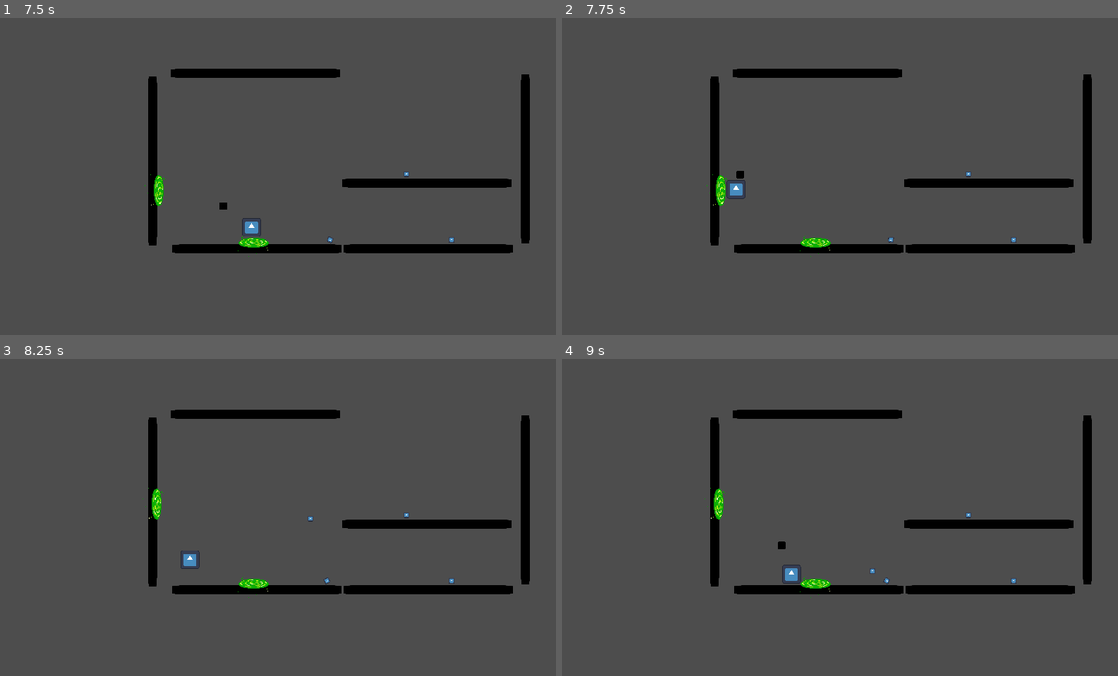
Above: before the commit, frames 1-4 (two rows, left to right).
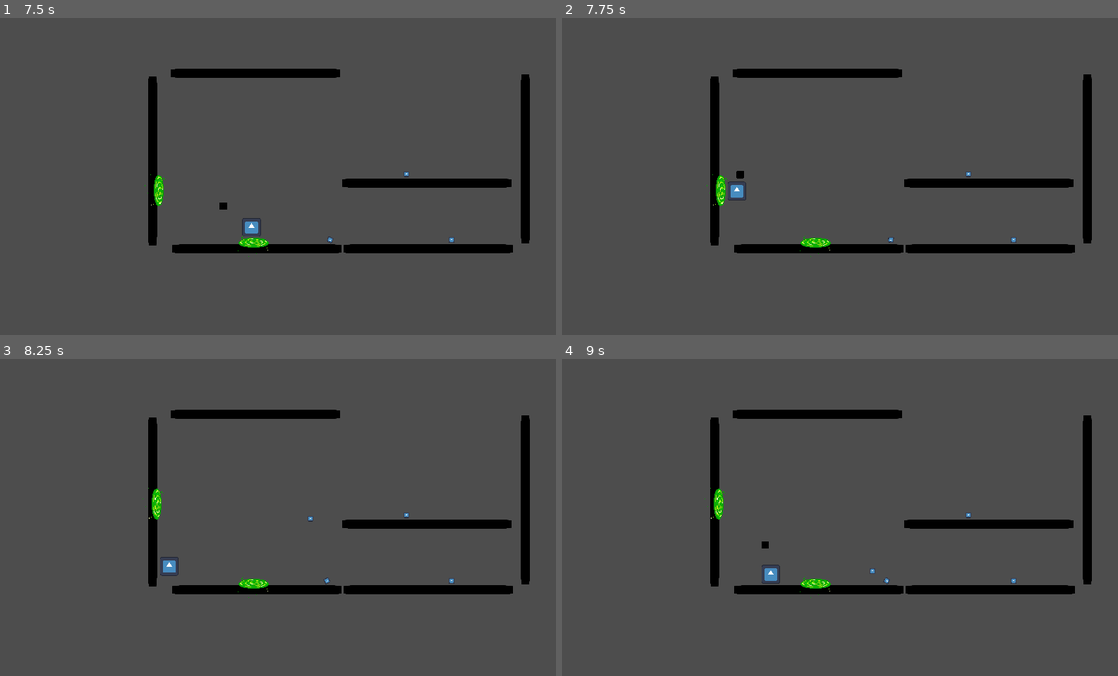
Above: after the commit, the same moments.

Repository: letoro99/CC5409-Taller-Multi
Game: Godot game, scene res://scenes/mainScreen.tscn
Same seed, same stepped clock (60 frames per second), same inputs: the game is played once before the commit and once after it. The engine's default icon, where the game draws it, is replaced by a stand-in: a white triangle on a blue panel in a dark square.
Inputs (mouse positions are in pixels of both pictures, inside the frame that each line leads up to):
- Up to frame 1 (7.5 s): click "PLAY" at 0.5 s; click (283, 157) at 1.27 s; type "Alex" at 1.35 s; click "HOST" at 2 s; click "PLAY!!" at 2.75 s; tap Enter at 3.5 s; move the mouse to (405, 160) at 3.52 s; hold D (move_right) 3.53-5.03 s; right-click (405, 160) at 3.6 s; tap W (jump) at 3.77, 4.52, 6.02, 6.77 s; move the mouse to (166, 192) at 4.27 s; click (166, 192) at 4.35 s; move the mouse to (339, 106) at 5.02 s; hold A (move_left) 5.03-5.78 s; right-click (339, 106) at 5.1 s; move the mouse to (255, 239) at 5.77 s; hold D (move_right) 5.78-7.28 s; click (255, 239) at 5.85 s; move the mouse to (450, 224) at 6.52 s; right-click (450, 224) at 6.6 s; move the mouse to (111, 128) at 7.27 s; hold A (move_left) from 7.28 s (still down); click (111, 128) at 7.35 s
- Up to frame 2 (7.75 s): keep holding A (move_left); tap W (jump) at 7.52 s
- Up to frame 3 (8.25 s): move the mouse to (311, 517) at 8.02 s; release A (move_left) at 8.03 s; hold D (move_right) from 8.03 s (still down); right-click (311, 517) at 8.1 s
- Up to frame 4 (9 s): move the mouse to (762, 438) at 8.77 s; release D (move_right) at 8.78 s; hold A (move_left) from 8.78 s (still down); click (762, 438) at 8.85 s

Frame 1 is identical in both runs. In frame 2, less than 0.1% of the frame differs, in the area x 29-34%, y 51-58%; in frame 3, 0.2%; in frame 4, 0.3%, in the area x 35-44%, y 57-71%.
Error in both runs: Cannot call method 'get_unique_id' on a null value. (res://scenes/menus/lobbyScreen.gd:110)

Commit message:
fix portals spawns between multiplayer games instances

Diff:
--- a/scenes/game/characters/character.gd
+++ b/scenes/game/characters/character.gd
@@ -24,7 +24,6 @@
 func _ready():
 	Debug.print(name)
 	set_multiplayer_authority(name.to_int())
-
 
 # ONLY FOR TEST RIGIDBODIES
 # DELETE WHEN PROPRS ARE CREATED
--- a/scenes/game/floor.gd
+++ b/scenes/game/floor.gd
@@ -12,8 +12,10 @@
 	area_2d.area_entered.connect(on_area2d_enter)
 
 func on_area2d_enter(area: Area2D):
-	if area is PBullet:
-		area.create_portal(normal_floor)
+	if is_multiplayer_authority():
+		if area is PBullet:
+			var pos = Vector2(area.global_position.x, area.global_position.y)
+			area.create_portal(normal_floor, pos)
 
 # Called every frame. 'delta' is the elapsed time since the previous frame.
 func _process(_delta: float) -> void:
--- a/scenes/game/portals/portal.gd
+++ b/scenes/game/portals/portal.gd
@@ -26,6 +26,8 @@
 func _ready():
 	area.body_entered.connect(on_area_body_entered)
 
-# Called every frame. 'delta' is the elapsed time since the previous frame.
-func _process(_delta: float) -> void:
-	pass
+@rpc("any_peer")
+func send_info(info: Dictionary) -> void:
+	global_position = info.position
+	rotation = info.rotation
+	normal_portal = info.normal_portal
--- a/scenes/game/portals/portal.tscn
+++ b/scenes/game/portals/portal.tscn
@@ -4,7 +4,7 @@
 [ext_resource type="Texture2D" uid="uid://cgjqljlrgw3hh" path="res://assets/portals/Green Portal Sprite Sheet.png" id="2_fnnle"]
 
 [sub_resource type="CapsuleShape2D" id="CapsuleShape2D_8xtlr"]
-radius = 14.0
+radius = 33.9999
 height = 200.0
 
 [node name="portal" type="Node2D"]
--- a/scenes/game/portals/portal_bullet.gd
+++ b/scenes/game/portals/portal_bullet.gd
@@ -13,27 +13,36 @@
 func on_timer_timeout():
 	queue_free()
 
-func create_portal(normal_floor: Vector2):
-	# Change position portal
-	portal.normal_portal = normal_floor
-	portal.global_position = global_position
-	portal.rotation = Vector2.UP.angle_to(normal_floor)
+func create_portal(normal_floor: Vector2, pos_portal: Vector2):
 
-	# Delete PBullet
-	global_position = Vector2(-1000,-1000)
-	speed = 0
+	# Only server side has this code (Server side resolve the portal's spawns)
+	if is_multiplayer_authority():
+		# Change position portal
+		portal.normal_portal = normal_floor
+		portal.global_position = pos_portal
+		portal.rotation = Vector2.UP.angle_to(normal_floor)
 
-	rpc("send_info", {
-		"position" : global_position,
-		"direction" : Vector2.ZERO,
-		"speed" : 0,
-		"player" : null
-	})
+		# Delete PBullet
+		global_position = Vector2.ZERO
+		speed = 0
+
+		portal.rpc("send_info", {
+			"normal_portal" : portal.normal_portal,
+			"position" : portal.global_position,
+			"rotation" : portal.rotation
+		})
+
+		rpc("send_info", {
+			"position" : global_position,
+			"direction" : Vector2.ZERO,
+			"speed" : 0,
+			"player" : null
+		})
 
 # Called every frame. 'delta' is the elapsed time since the previous frame.
 func _process(_delta: float) -> void:
-	global_position += direction * speed
 	if is_multiplayer_authority():
+		global_position += direction * speed
 		rpc("send_position", global_position)
 
 @rpc("unreliable_ordered")
@@ -45,5 +54,5 @@
 	global_position = info.position
 	direction = info.direction
 	speed = info.speed
-	if info.player:
+	if info.player != null:
 		portal = get_tree().root.get_node("main/Players/" + info.player + "/Portals").get_child(info.portal)
